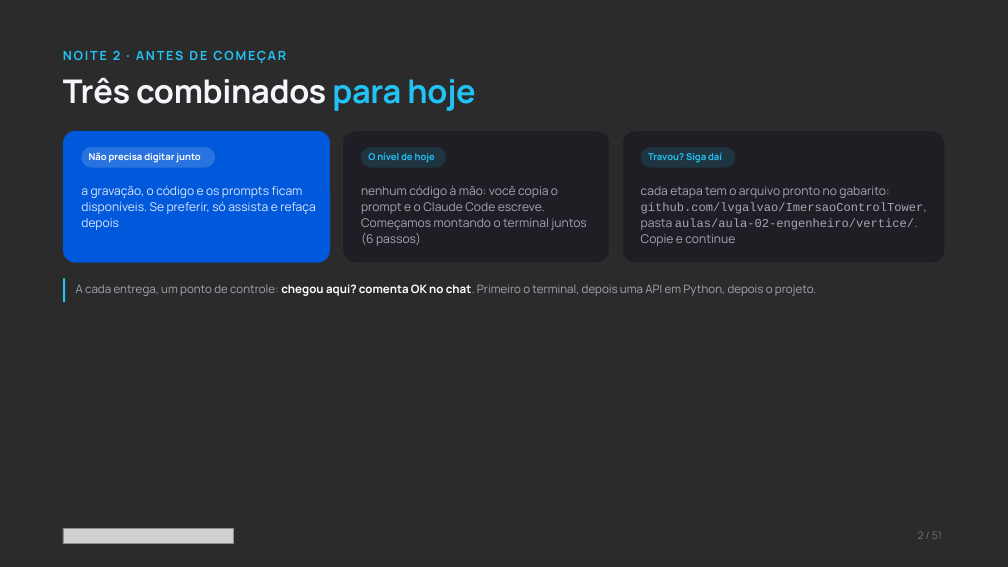
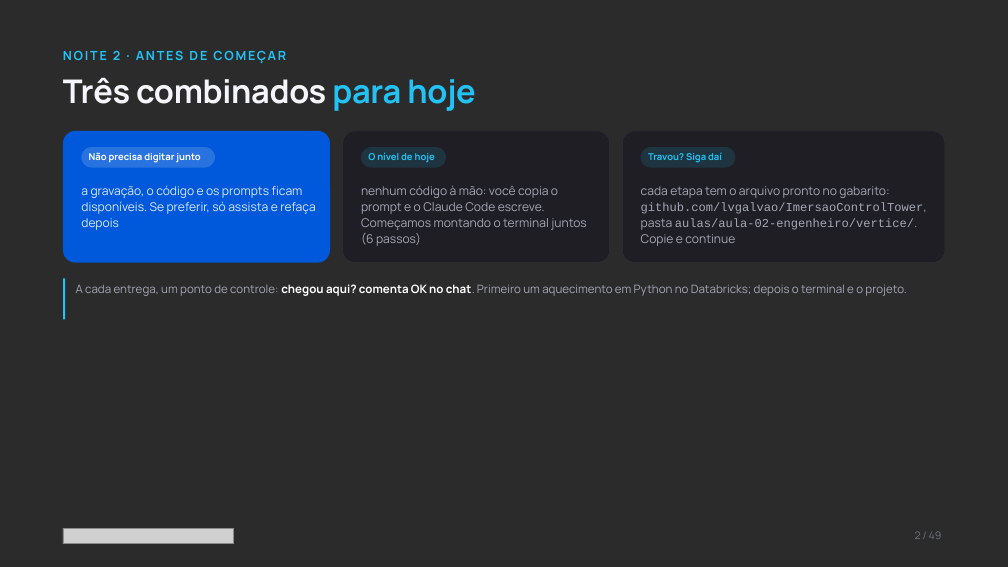
Before and after one commit to AugustoKoche-AI/ImersaoControlTower, a slide deck: slide 2 of slides/pptx/Lançamento Outubro - Aula 02.pptx. Drawn at 1008x567 pixels with LibreOffice and Linux fonts; fonts in the diff are those of the drawing; grey boxes stand for pictures; background and template pictures are left out; a plain dark background stands for a picture behind light text. Boxes give left, top, right and bottom in pixels: in the first picture for what was removed or moved away, otherwise in the second. Text is boxed around its words. In the diff, an @@ line names an element or a change of style, - is before the commit and + after.

```diff
--- a/slides/pptx/Lançamento Outubro - Aula 02.pptx
+++ b/slides/pptx/Lançamento Outubro - Aula 02.pptx
@@ rectangle: place and size @@
-rectangle at [63, 278, 65, 302]
+rectangle at [63, 278, 65, 319]
@@ text at [76, 284, 906, 296]: text changed @@
-A cada entrega, um ponto de controle: chegou aqui? comenta OK no chat. Primeiro o terminal, depois uma API em Python, depois o projeto.
+A cada entrega, um ponto de controle: chegou aqui? comenta OK no chat. Primeiro um aquecimento em Python no Databricks; depois o terminal e o projeto.
@@ text at [915, 531, 942, 539]: text changed @@
-2 / 51
+2 / 49
```
Also in this commit, not shown: 45 other slides changed, 1 slide added, 3 slides removed, 9 other files.
